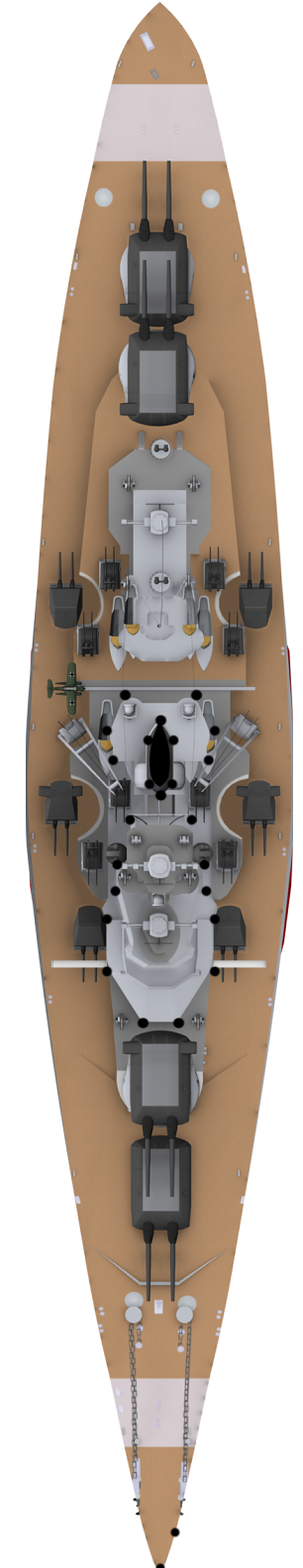
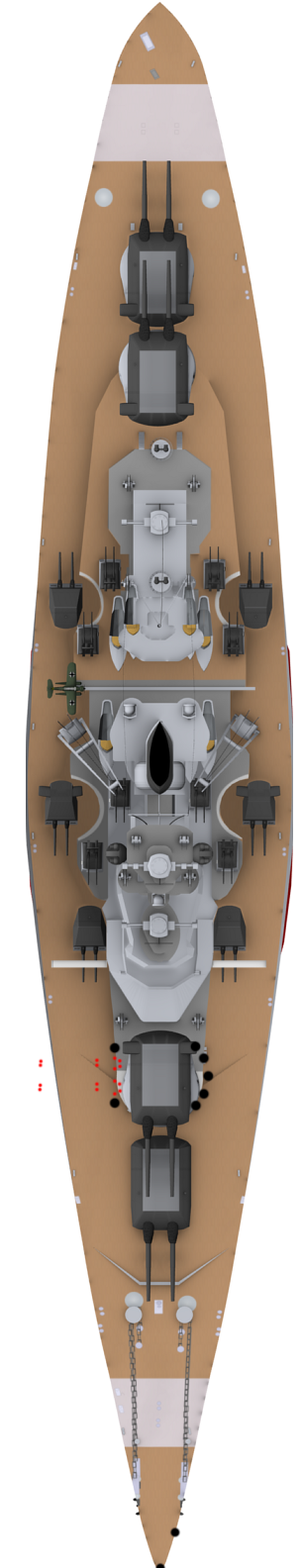
Before/after of a 303x1568 layered artwork. What changed in the layer stack:
hid "ponte" over [100, 688, 221, 1030]
showed "canhao naval" over [36, 1040, 214, 1112]
